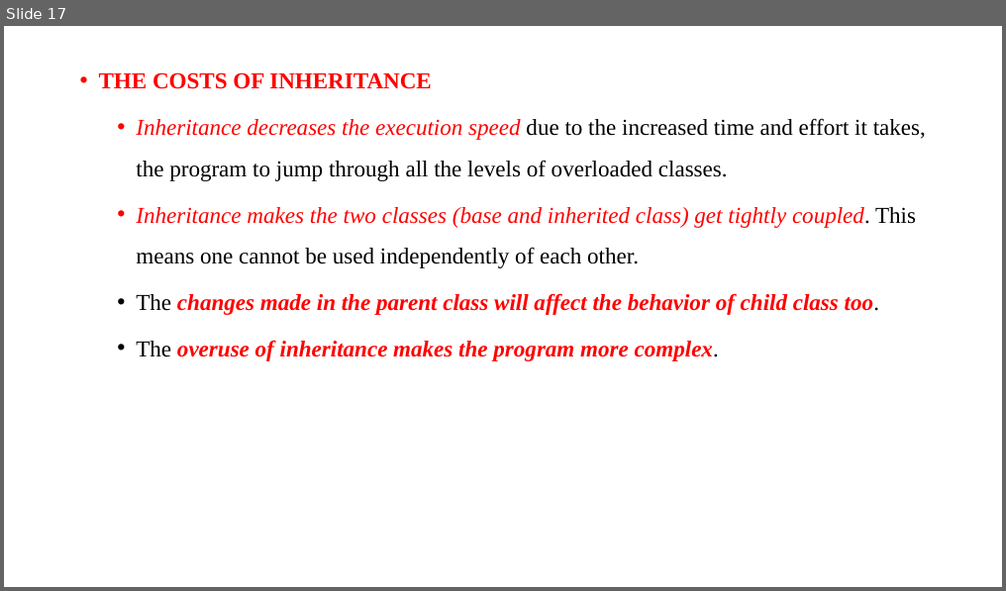
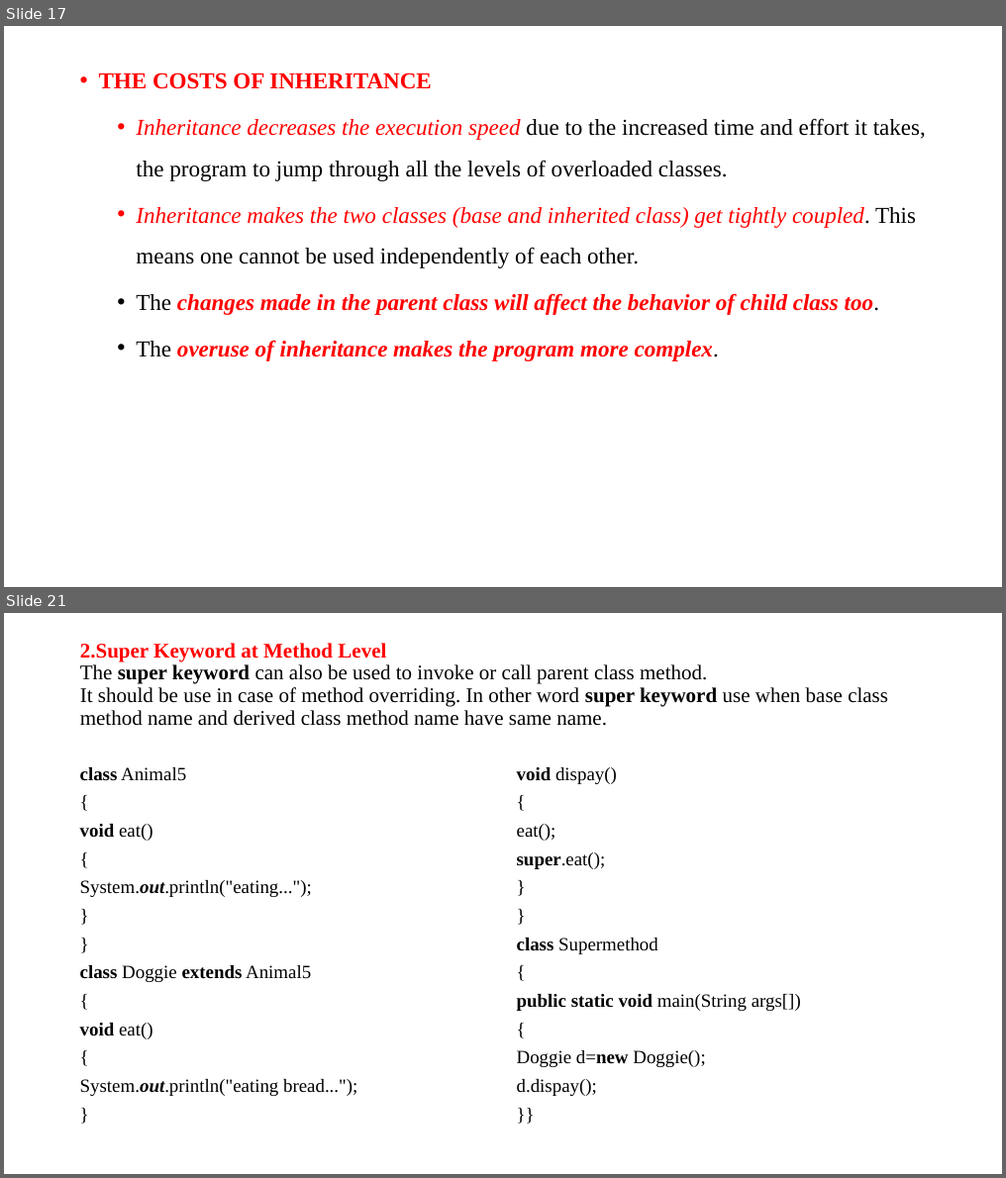
Before and after one commit to anvesh1987/Java-Programs-CSE-G, a slide deck: UNIT –II.ppt. Shown one above the other, each under a label of ours: slide 17 before the commit, slides 17 and 21 after it; the slides between them are not shown. The pictures are 1006x591 and 1006x1178 pixels, drawn with LibreOffice and Linux fonts; fonts in the diff are those of the drawing. Boxes give left, top, right and bottom in pixels: in the first picture for what was removed or moved away, otherwise in the second. Text is boxed around its words. In the diff, an @@ line names an element or a change of style, - is before the commit and + after.

```diff
--- a/UNIT –II.ppt
+++ b/UNIT –II.ppt
@@ slide 21 added at box(4, 613, 1002, 1174), background #FFFFFF @@
@@ title added at box(80, 643, 888, 726), 20 pt, text #000000 @@
+2.Super Keyword at Method Level
+The super keyword can also be used to invoke or call parent class method.
+It should be use in case of method overriding. In other word super keyword use when base class method name and derived class method name have same name.
@@ text added at box(80, 767, 357, 1096), 18 pt, text #000000 @@
+class Animal5
+{
+void eat()
+{
+System.out.println("eating...");
+}
+}
+class Doggie extends Animal5
+{
+void eat()
+{
+System.out.println("eating bread...");
+}
@@ text added at box(517, 767, 801, 1096), 18 pt, text #000000 @@
+void dispay()
+{
+eat();
+super.eat();
+}
+}
+class Supermethod
+{
+public static void main(String args[])
+{
+Doggie d=new Doggie();
+d.dispay();
+}}
```
Also in this commit, not shown: 4 other slides added.
